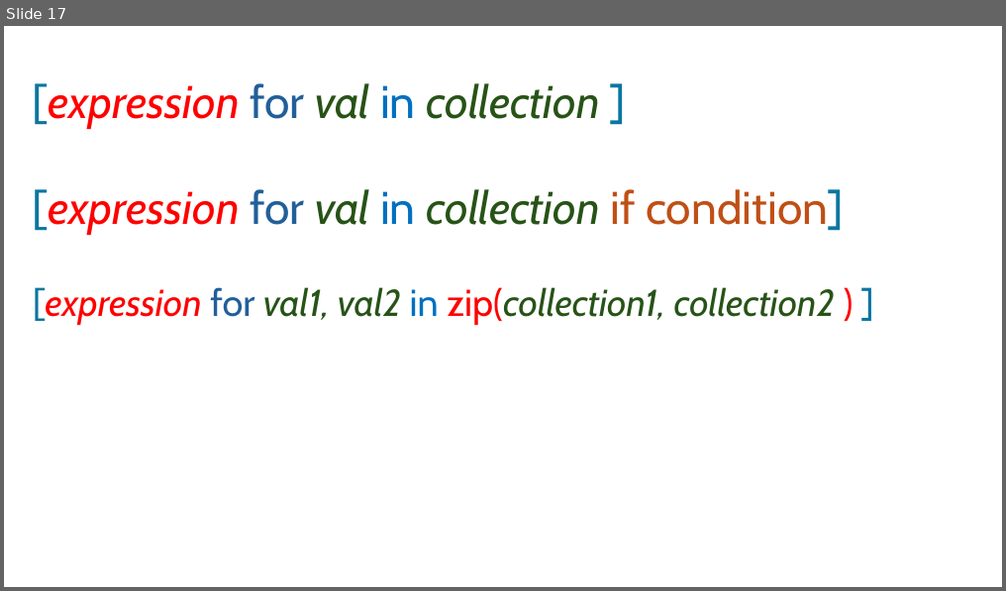
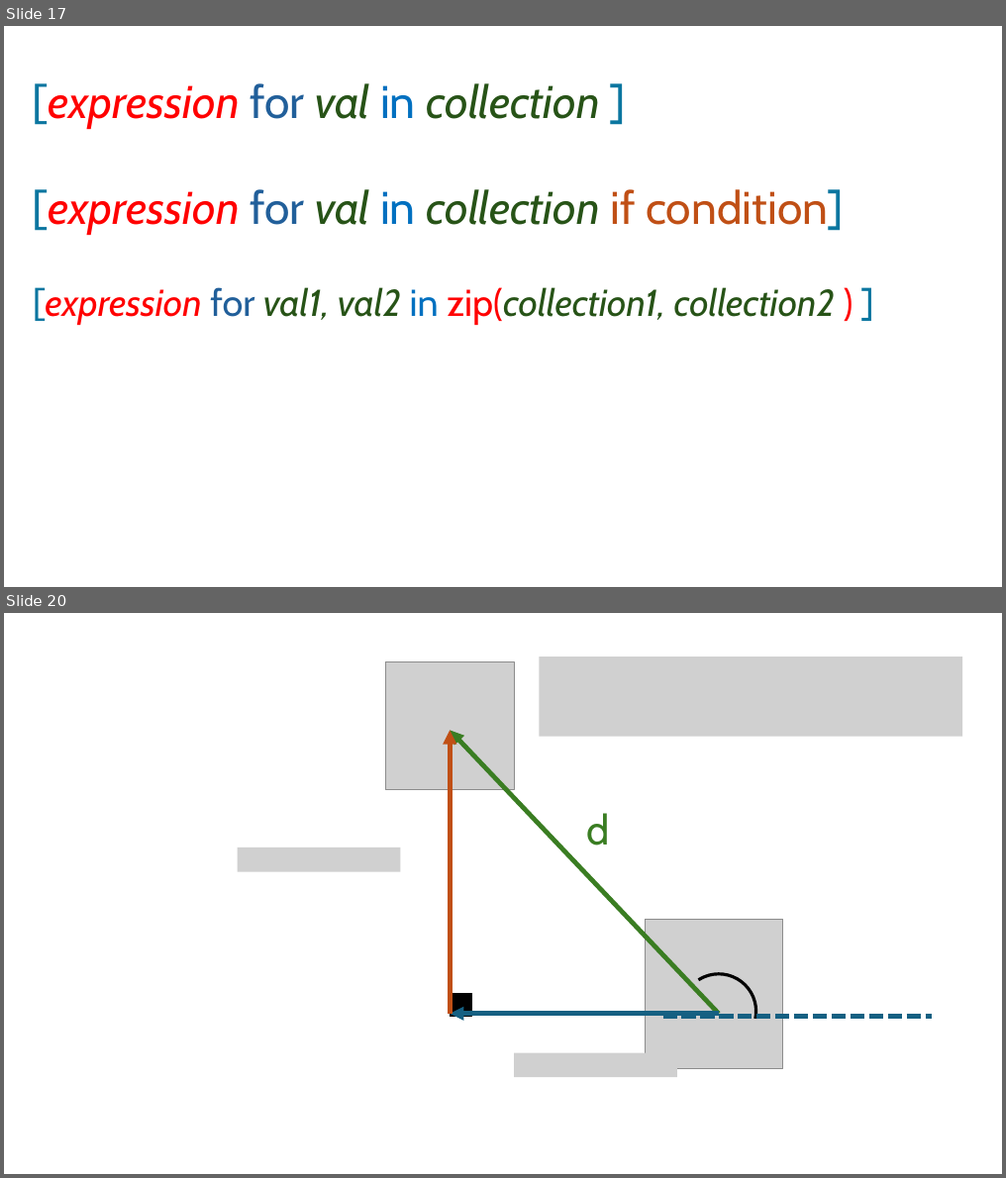
Before and after one commit to John-Abbott-College/SN1-Notes, a slide deck: Images_Youmna.pptx. Shown one above the other, each under a label of ours: slide 17 before the commit, slides 17 and 20 after it; the slides between them are not shown. The pictures are 1006x591 and 1006x1178 pixels, drawn with LibreOffice and Linux fonts; fonts in the diff are those of the drawing; grey boxes stand for pictures. Boxes give left, top, right and bottom in pixels: in the first picture for what was removed or moved away, otherwise in the second. Text is boxed around its words. In the diff, an @@ line names an element or a change of style, - is before the commit and + after.

Commit message:
Pirate game images

```diff
--- a/Images_Youmna.pptx
+++ b/Images_Youmna.pptx
@@ slide 20 added at (4, 613, 1002, 1174), background #FFFFFF @@
@@ picture added at (386, 662, 515, 790) @@
@@ picture added at (540, 657, 963, 737) @@
@@ arrow added from (719, 1014) to (450, 731), #3B7D23 4.5 pt @@
@@ arrow added from (450, 1014) to (450, 731), #C04F15 4.5 pt @@
@@ text added at (587, 813, 610, 846), 40 pt, text #3B7D23 @@
+d
@@ picture added at (238, 848, 401, 872) @@
@@ picture added at (645, 919, 782, 1069) @@
@@ picture added at (739, 930, 772, 980) @@
@@ arc (boxed as its full ellipse) added at (673, 966, 765, 1058), outline #000000 3 pt @@
@@ rectangle added at (450, 994, 472, 1016), fill #000000, outline #000000 1.5 pt @@
@@ arrow added from (719, 1014) to (450, 1014), #156082 4.5 pt @@
@@ line added from (662, 1017) to (933, 1017), #156082 4.5 pt dashed @@
@@ picture added at (514, 1054, 677, 1078) @@
```
Also in this commit, not shown: 2 other slides added, 3 slides removed.
